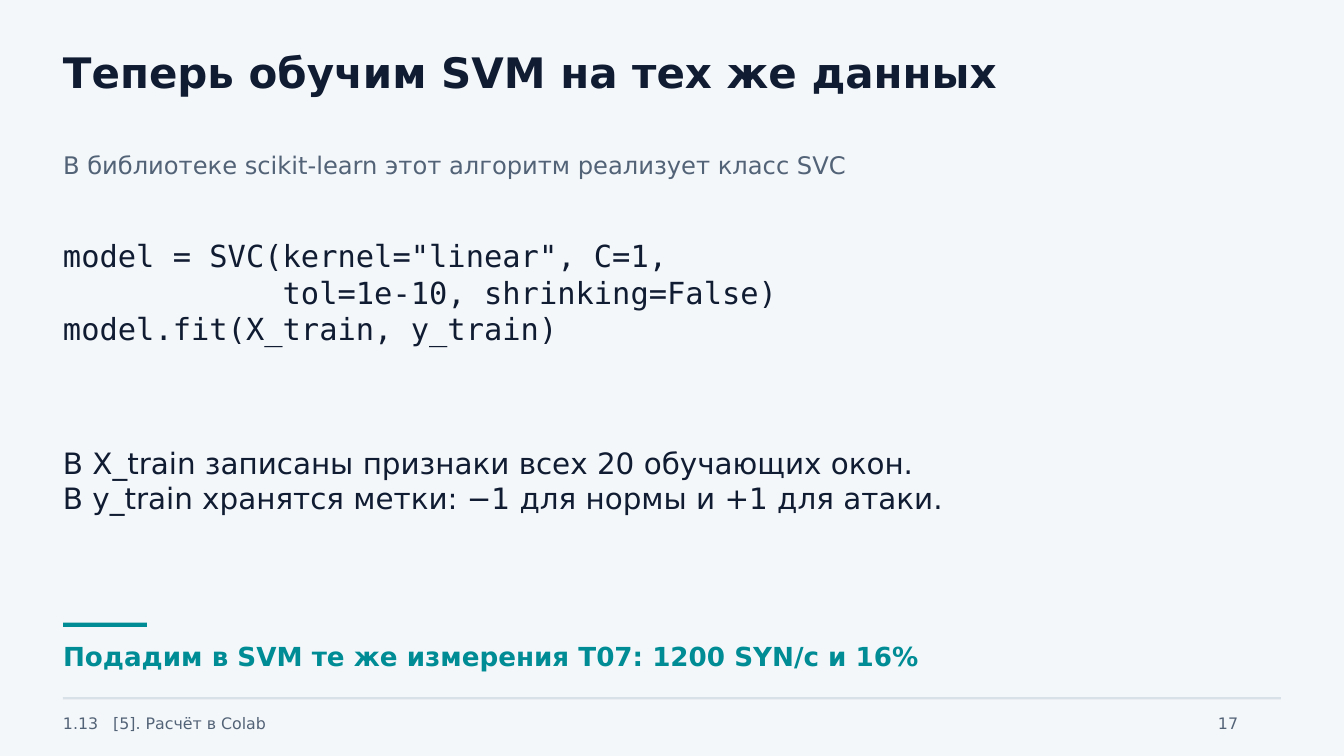
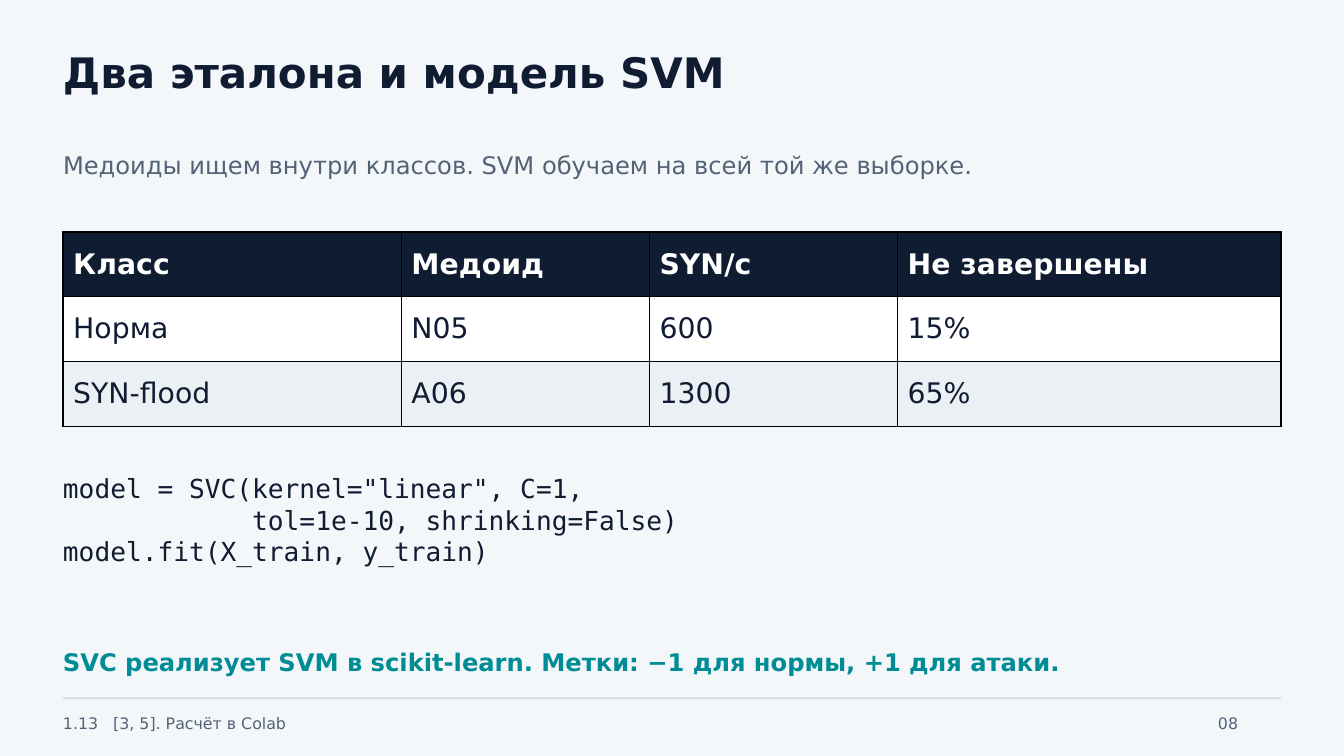
Before and after one commit to johnnilson664-sys/gis, a slide deck: slide 8 of presentations/1.13-etalony-otstupy/Etalony_otstupy_SYN_flood.pptx (slide 17 before the commit). Drawn at 1344x756 pixels with LibreOffice and Linux fonts; fonts in the diff are those of the drawing. Boxes give left, top, right and bottom in pixels: in the first picture for what was removed or moved away, otherwise in the second. Text is boxed around its words. In the diff, an @@ line names an element or a change of style, - is before the commit and + after.

```diff
--- a/presentations/1.13-etalony-otstupy/Etalony_otstupy_SYN_flood.pptx
+++ b/presentations/1.13-etalony-otstupy/Etalony_otstupy_SYN_flood.pptx
@@ text at [63, 57, 724, 95]: text changed @@
-Теперь обучим SVM на тех же данных
+Два эталона и модель SVM
@@ text at [63, 155, 973, 179]: text changed @@
-В библиотеке scikit-learn этот алгоритм реализует класс SVC
+Медоиды ищем внутри классов. SVM обучаем на всей той же выборке.
@@ table added at [63, 232, 1280, 426], 3 rows, 4 columns @@
+Класс | Медоид | SYN/с | Не завершены
+Норма | N05 | 600 | 15%
+SYN-flood | A06 | 1300 | 65%
@@ text removed at [63, 243, 777, 347] @@
-model = SVC(kernel="linear", C=1,
-tol=1e-10, shrinking=False)
-model.fit(X_train, y_train)
@@ text at [63, 478, 678, 566]: text changed; size 21 to 18.8 pt; font DejaVu Sans to DejaVu Sans Mono @@
-В X_train записаны признаки всех 20 обучающих окон.
-В y_train хранятся метки: −1 для нормы и +1 для атаки.
+model = SVC(kernel="linear", C=1,
+tol=1e-10, shrinking=False)
+model.fit(X_train, y_train)
@@ rectangle removed at [63, 623, 146, 627] @@
@@ text removed at [63, 646, 919, 671] @@
-Подадим в SVM те же измерения T07: 1200 SYN/с и 16%
@@ text added at [63, 652, 1059, 677], 17.2 pt, text #008C95, bold @@
+SVC реализует SVM в scikit-learn. Метки: −1 для нормы, +1 для атаки.
@@ text at [63, 717, 286, 731]: text changed @@
-1.13 [5]. Расчёт в Colab
+1.13 [3, 5]. Расчёт в Colab
@@ text at [1218, 717, 1238, 729]: text changed @@
-17
+08
```
Also in this commit, not shown: 8 other slides changed, 4 slides added, 15 slides removed, 5 other files.
